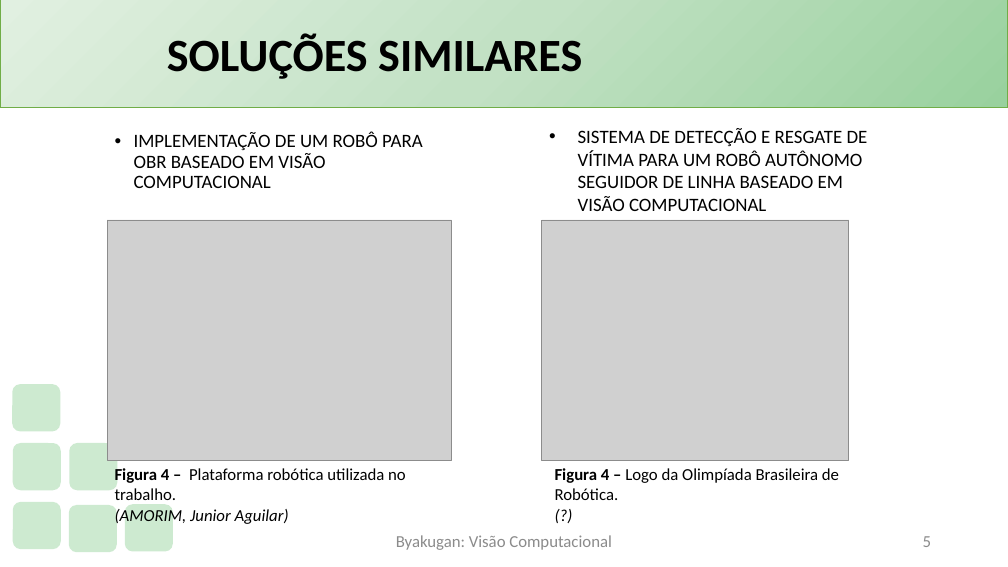
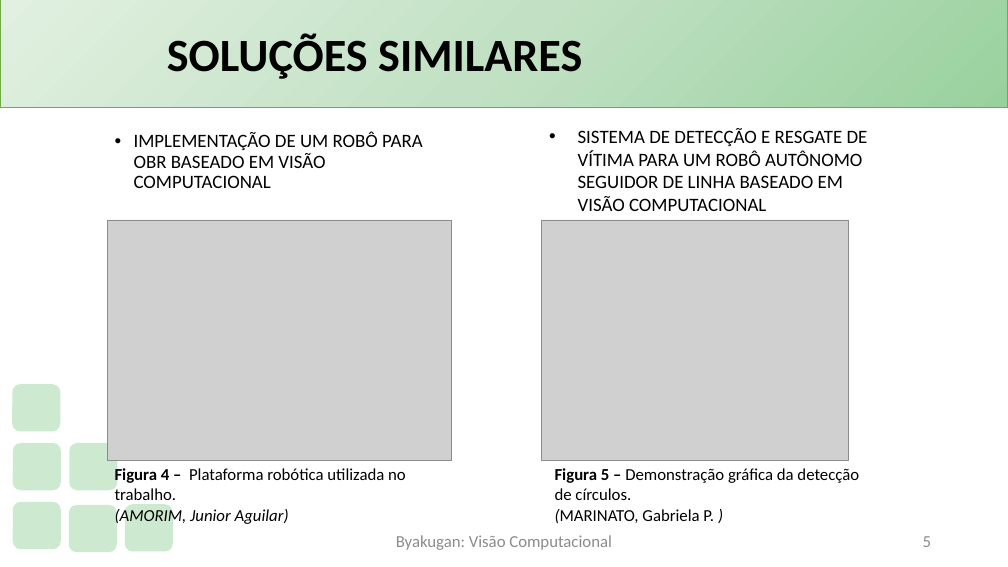
Before and after one commit to PauloVLB/Projeto_Integrador, a slide deck: slide 5 of Slide.pptx. Drawn at 1008x567 pixels with LibreOffice and Linux fonts; fonts in the diff are those of the drawing; grey boxes stand for pictures; background and template pictures are left out. Boxes give left, top, right and bottom in pixels: in the first picture for what was removed or moved away, otherwise in the second. Text is boxed around its words. In the diff, an @@ line names an element or a change of style, - is before the commit and + after.

```diff
--- a/Slide.pptx
+++ b/Slide.pptx
@@ text at (x1=555, y1=468, x2=859, y2=523): text changed @@
-Figura 4 – Logo da Olimpíada Brasileira de Robótica.
-(?)
+Figura 5 – Demonstração gráfica da detecção de círculos.
+(MARINATO, Gabriela P. )
```
Also in this commit, not shown: 2 other slides changed, 1 other file.
